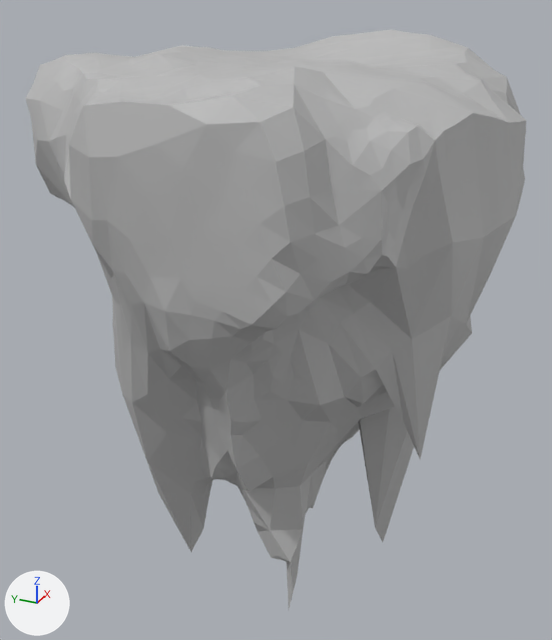
The Blender file ast/models/islands/island3.blend: old version first, new version second.
The view is the same before and after, from a 50 mm camera at (-33.7, -14.4, 19.4) aimed at (3.3, 2.2, 0.9). The axes (+X, +Y, +Z) are drawn at lower left. The lights are the same throughout. The picture after the commit comes second.
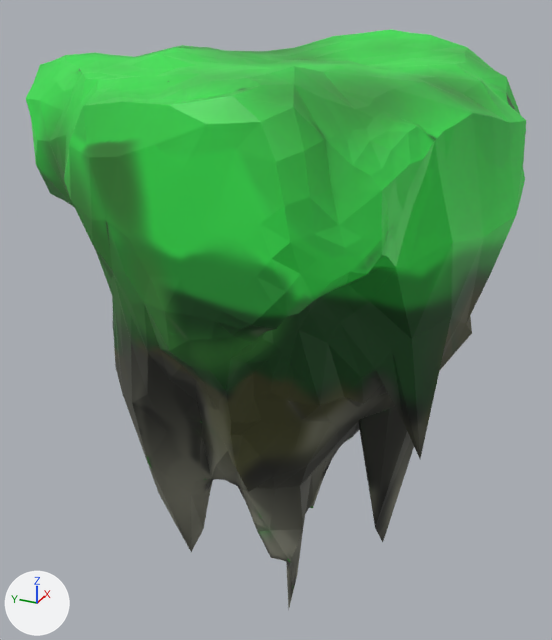
Location of each change, (x1, y1, x2, y2) in pixels of the pictures (552 x 640 px):
'Icosphere', surface changed (grey to green): (26, 29, 526, 610) in both

Edits to the bpy script that builds the scene:
```text
Add img_island3_redo:
    img_island3_redo = load_image('island3.redo', 'textures/island3.png', 1024, 1024, 'sRGB')
Change mat_material_001:
    remove mat_material_001.base_color = (0.5, 0.5, 0.5)  # grey #bcbcbc
    add mat_material_001.texture = img_island3_redo
```
